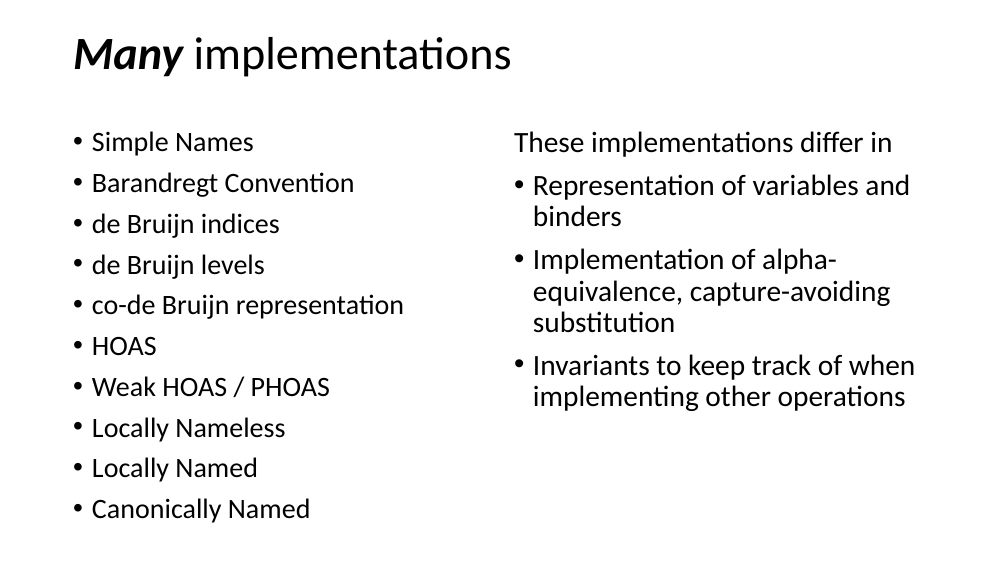
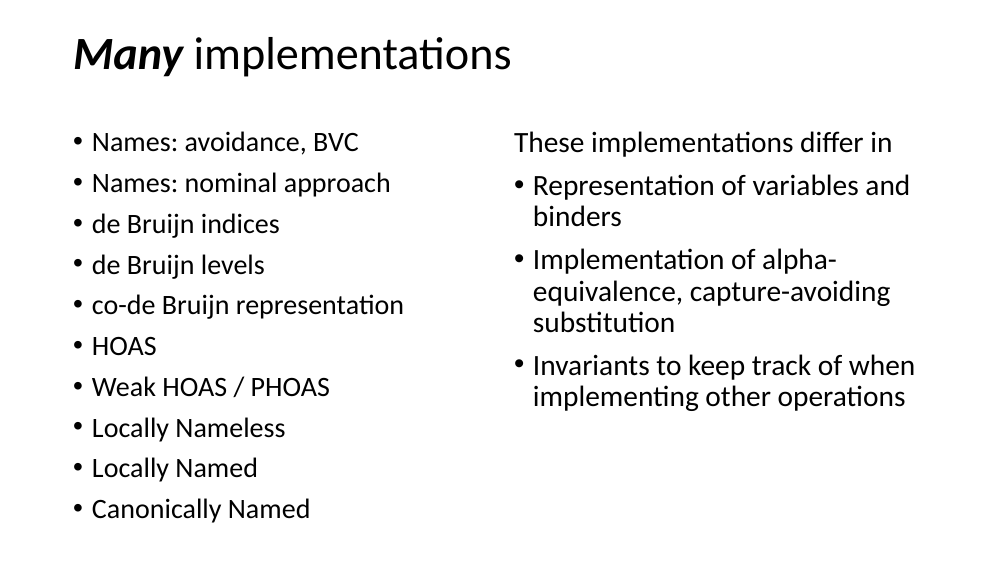
Before and after one commit to sweirich/lambda-n-ways, a slide deck: slide 4 of plclub-2021.pptx (slide 5 before the commit). Drawn at 1008x567 pixels with LibreOffice and Linux fonts; fonts in the diff are those of the drawing. Boxes give left, top, right and bottom in pixels: in the first picture for what was removed or moved away, otherwise in the second. Text is boxed around its words. In the diff, an @@ line names an element or a change of style, - is before the commit and + after.

```diff
--- a/plclub-2021.pptx
+++ b/plclub-2021.pptx
@@ text at (92, 131, 391, 197): text changed @@
-• Simple Names
-• Barandregt Convention
+• Names: avoidance, BVC
+• Names: nominal approach
```
Also in this commit, not shown: 9 other slides changed, 1 slide added, 18 other files.
